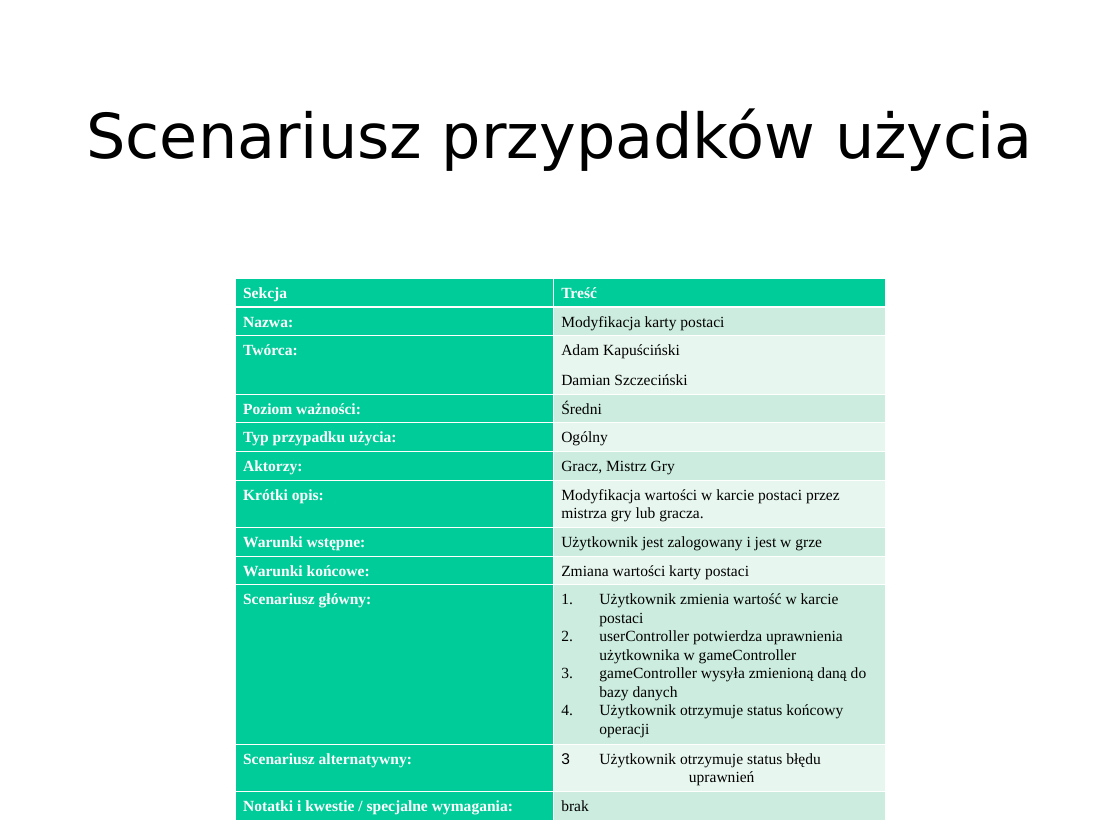
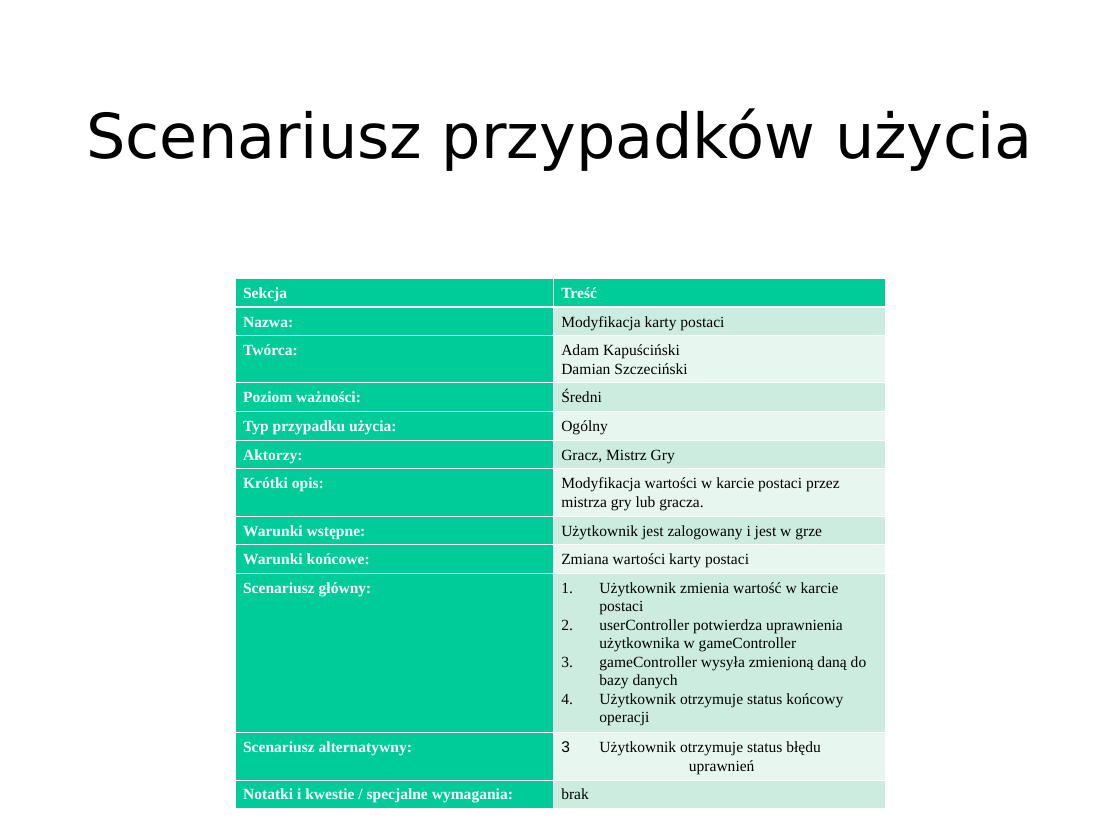
Before and after one commit to TheVivent-Politechnika-Lodzka/io_webrpg, a slide deck: slide 11 of IO_WebRPG.ppt. Drawn at 1120x840 pixels with LibreOffice and Linux fonts; fonts in the diff are those of the drawing. Boxes give left, top, right and bottom in pixels: in the first picture for what was removed or moved away, otherwise in the second. Text is boxed around its words. In the diff, an @@ line names an element or a change of style, - is before the commit and + after.

```diff
--- a/IO_WebRPG.ppt
+++ b/IO_WebRPG.ppt
@@ table at [236,278,885,807] @@
-row 3, column 2: Adam Kapuściński / Damian Szczeciński
+row 3, column 2: Adam Kapuściński Damian Szczeciński
```
Also in this commit, not shown: 4 other slides changed.
